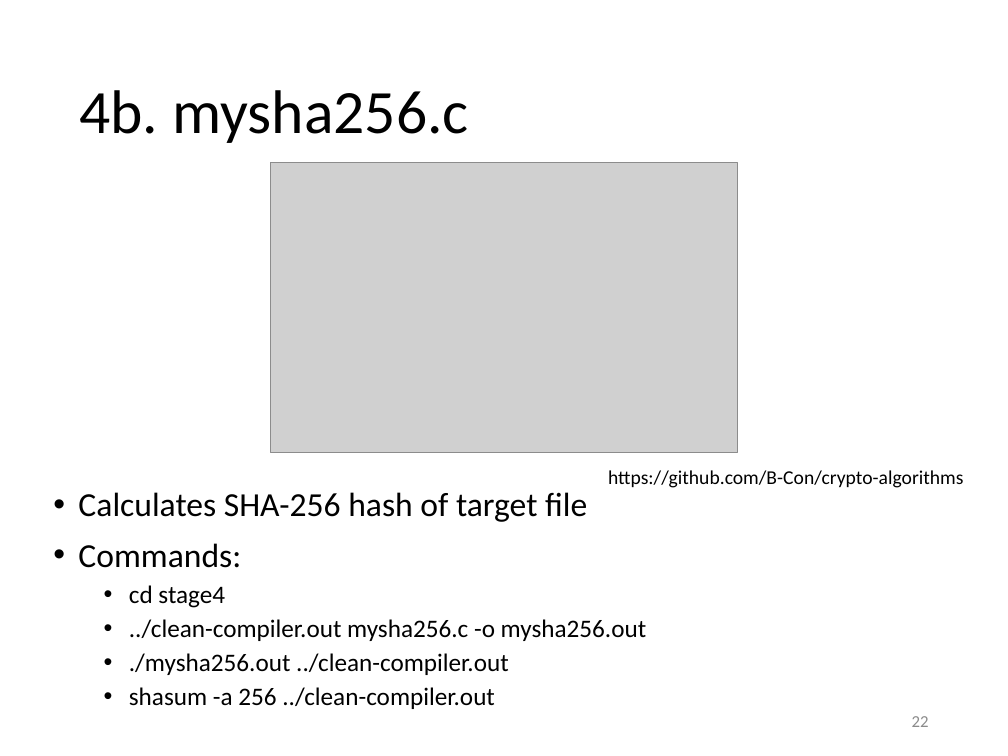
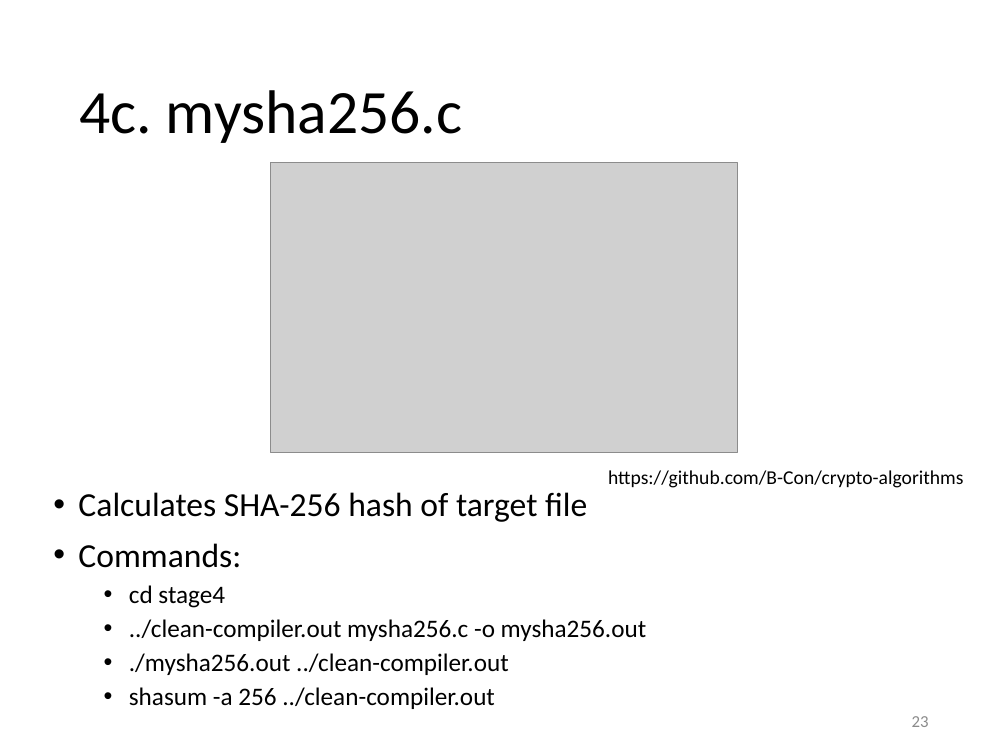
Before and after one commit to yeokm1/reflections-on-trusting-trust, a slide deck: slide 23 of reflections-of-reflecting-trust-slides.pptx (slide 22 before the commit). Drawn at 1008x756 pixels with LibreOffice and Linux fonts; fonts in the diff are those of the drawing; grey boxes stand for pictures. Boxes give left, top, right and bottom in pixels: in the first picture for what was removed or moved away, otherwise in the second. Text is boxed around its words. In the diff, an @@ line names an element or a change of style, - is before the commit and + after.

```diff
--- a/reflections-of-reflecting-trust-slides.pptx
+++ b/reflections-of-reflecting-trust-slides.pptx
@@ title at [79,90,462,143]: text changed @@
-4b. mysha256.c
+4c. mysha256.c
@@ page number at [912,716,929,727]: text changed @@
-22
+23
```
Also in this commit, not shown: 9 other slides changed, 14 slides added, 2 slides removed.
